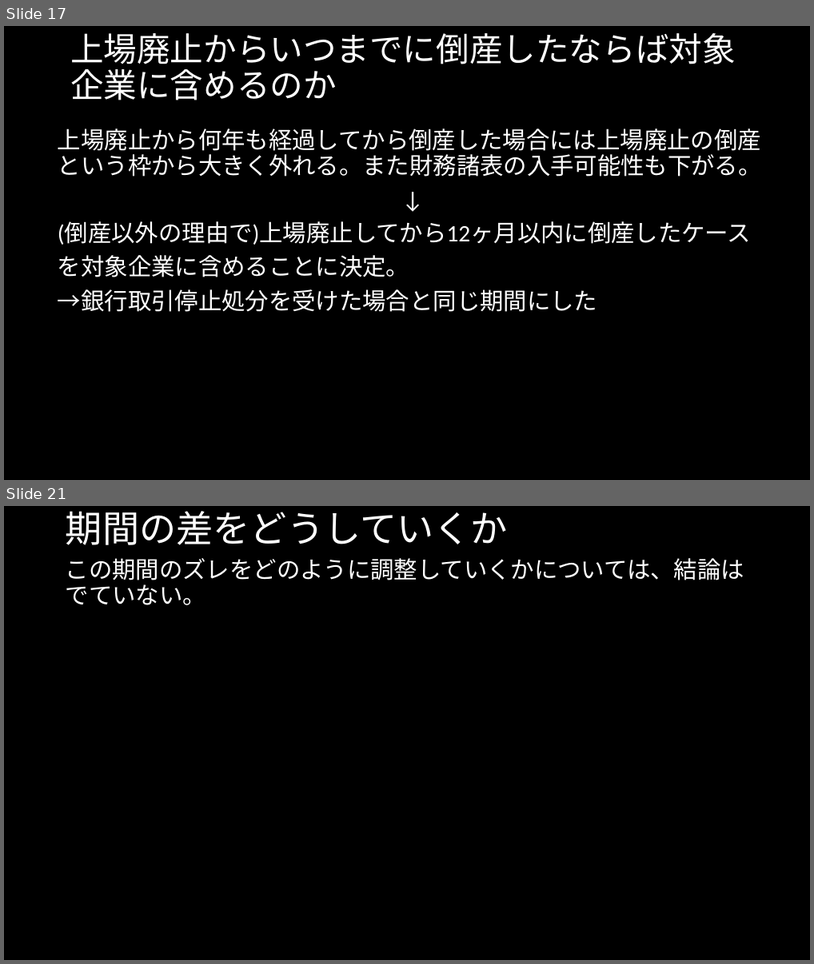
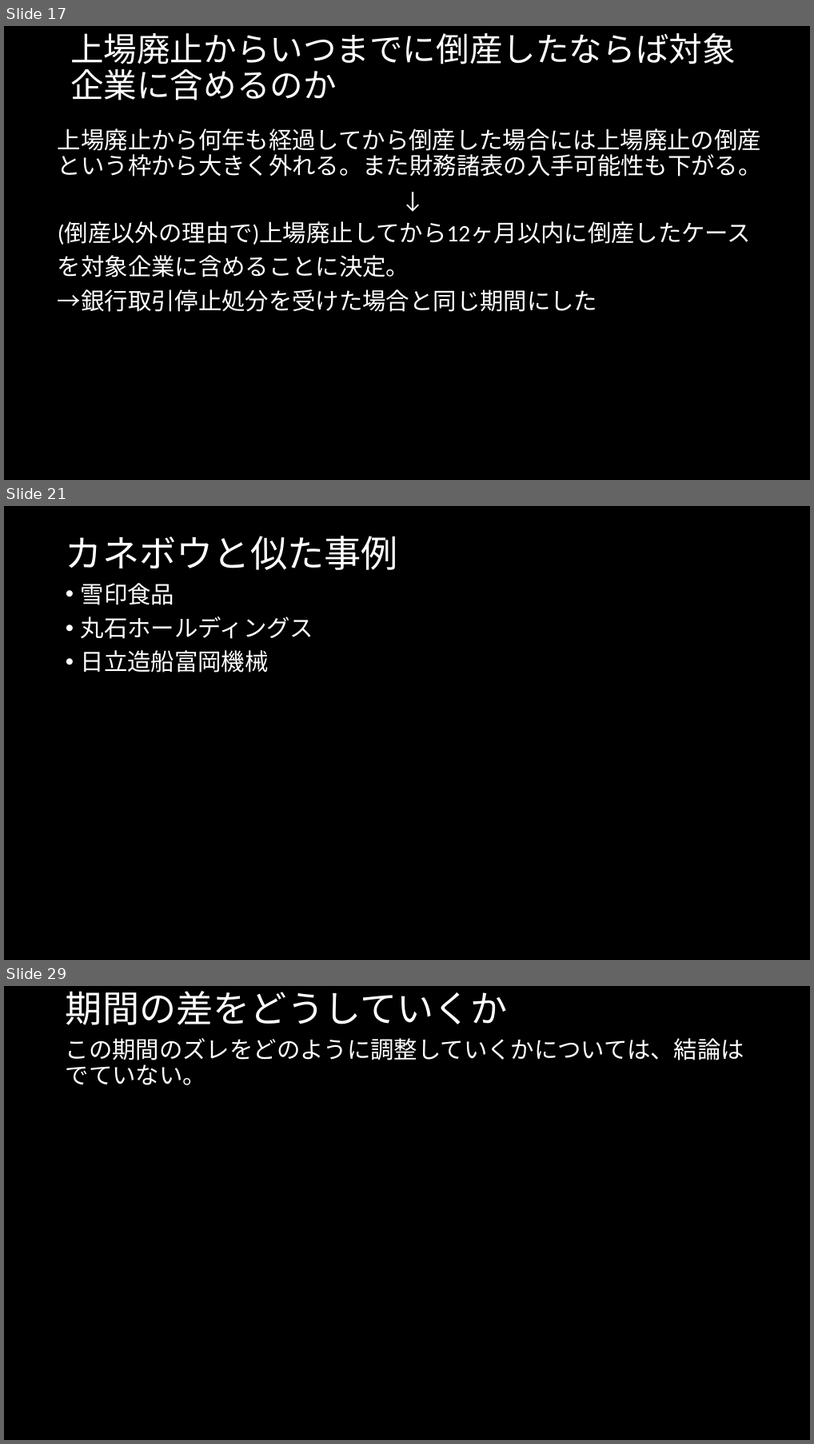
Before and after one commit to MAGA-Phantom/OperationSotsuron, a slide deck: 倒産の研究(仮).pptx. Shown one above the other, each under a label of ours: slides 17 and 21 before the commit, slides 17, 21 and 29 after it; the slides between them are not shown. The pictures are 814x964 and 814x1444 pixels, drawn with LibreOffice and Linux fonts; fonts in the diff are those of the drawing. Boxes give left, top, right and bottom in pixels: in the first picture for what was removed or moved away, otherwise in the second. Text is boxed around its words. In the diff, an @@ line names an element or a change of style, - is before the commit and + after.

```diff
--- a/倒産の研究(仮).pptx
+++ b/倒産の研究(仮).pptx
@@ slide 21 added at (4, 506, 810, 960), background #000000 @@
@@ title added at (66, 536, 398, 570), 44 pt, text #FFFFFF @@
+カネボウと似た事例
@@ text added at (81, 583, 314, 672), 28 pt, text #FFFFFF @@
+• 雪印食品
+• 丸石ホールディングス
+• 日立造船富岡機械
@@ what was slide 21 is now slide 29 @@
```
Also in this commit, not shown: 6 slides changed, 9 other slides added, 1 other file.
